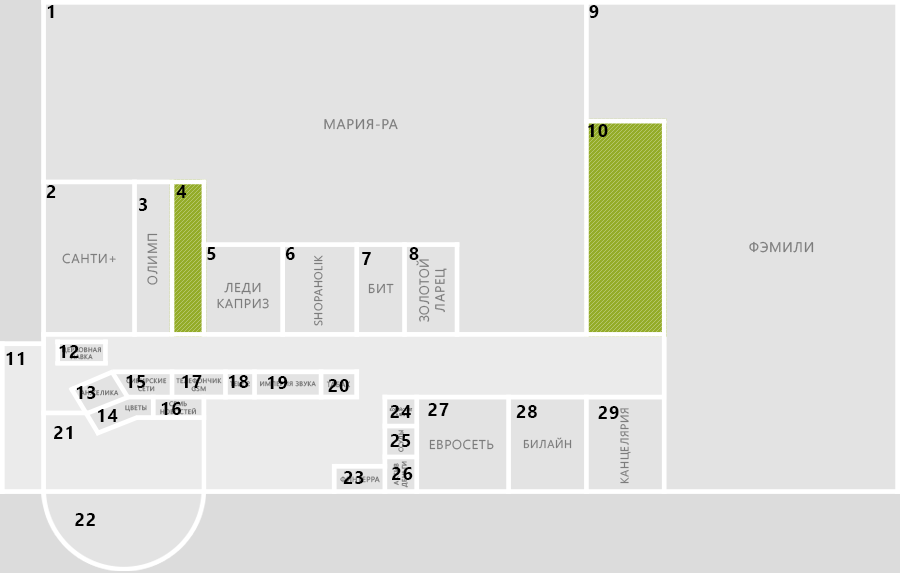
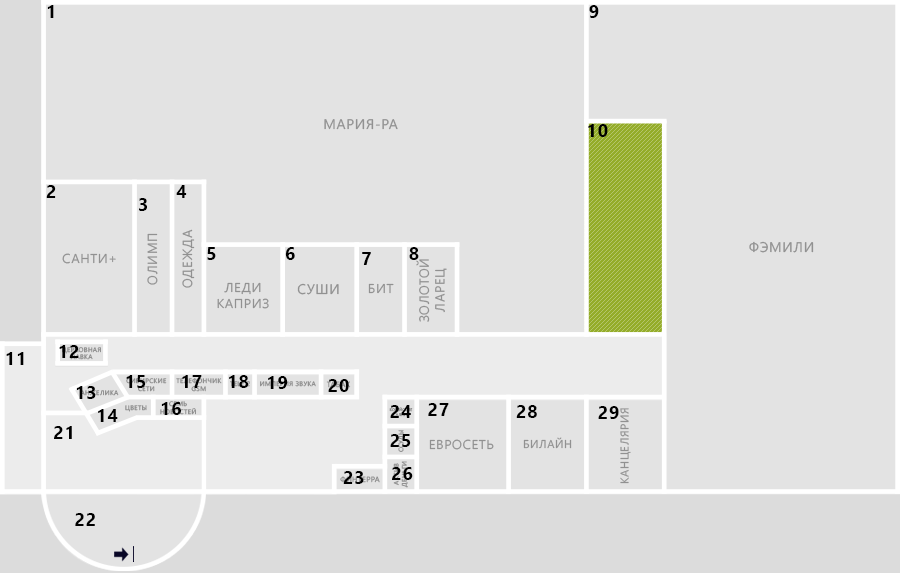
The second 900x573 image is a revision of the first. Changes to its layers:
removed layer "Канцелярия" from group "кор" over left=620, top=408, right=631, bottom=483
removed layer "Фэмили" from group "кор" over left=749, top=242, right=813, bottom=253
removed layer "Мария-ра" from group "кор" over left=324, top=119, right=398, bottom=129
removed layer "Билайн" from group "кор" over left=524, top=437, right=571, bottom=448
removed layer "Евросеть" from group "кор" over left=430, top=439, right=494, bottom=450
removed layer "Семь новостей" from group "кор" over left=160, top=401, right=196, bottom=415
removed layer "Телефончик GSM" from group "кор" over left=176, top=378, right=221, bottom=392
removed layer "Сибирские сети" from group "кор" over left=126, top=378, right=166, bottom=392
removed layer "Церковная лавка" from group "кор" over left=62, top=347, right=101, bottom=360
removed layer "Леди каприз" from group "кор" over left=217, top=283, right=269, bottom=309
removed layer "Санти+" from group "кор" over left=62, top=253, right=116, bottom=264
removed layer "Олимп" from group "кор" over left=147, top=234, right=158, bottom=285
removed layer "Shopaholik" from group "кор" over left=314, top=255, right=323, bottom=326
removed layer "Золотой ларец" from group "кор" over left=416, top=259, right=447, bottom=322
added layer "Слой 2" (60%) in group "кор" over left=62, top=119, right=813, bottom=488
removed layer "Прямоугольник 363" from group "кор" over left=584, top=118, right=667, bottom=337
removed layer "layer3" from group "кор" over left=169, top=179, right=207, bottom=337
removed layer "layer1" from group "кор" over left=55, top=332, right=667, bottom=488
removed layer "bg" (1st of 2, in "кор") (was 20%) from group "кор" over left=0, top=118, right=900, bottom=569
added layer "Слой 4" in group "кор" over left=0, top=118, right=900, bottom=569
…and 12 more changes (1 added, 11 removed)
